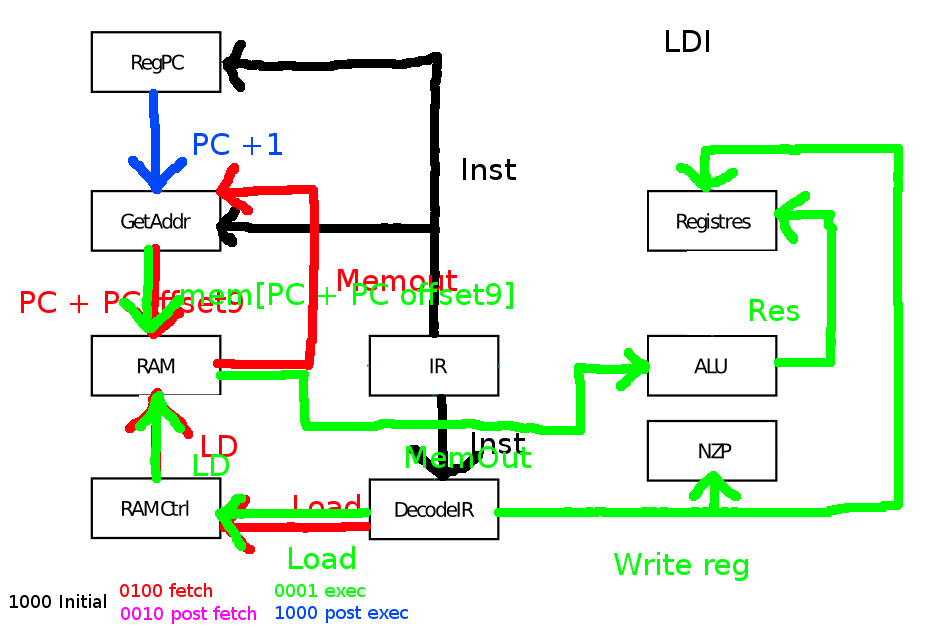
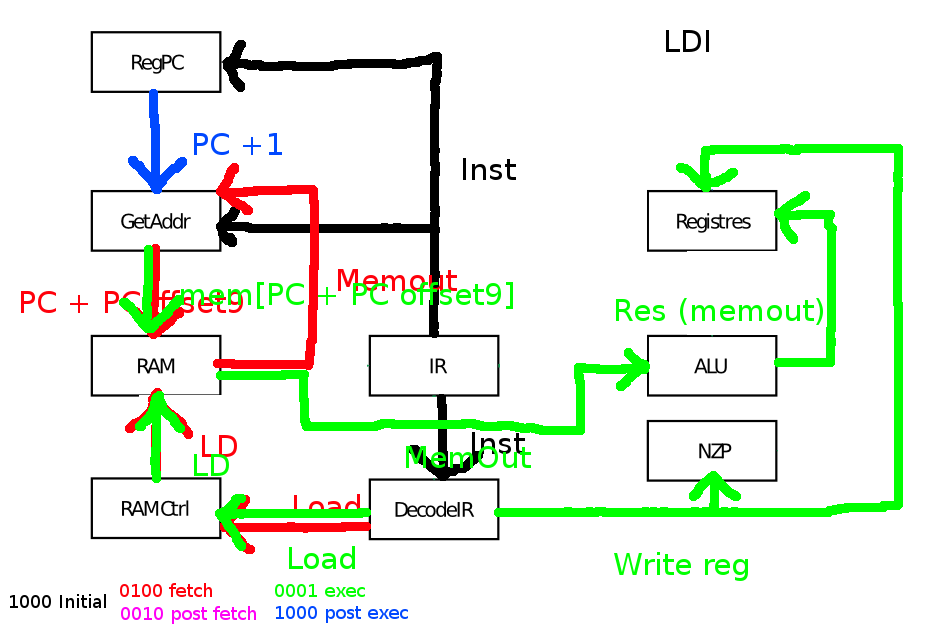
Revision of a layered 930x632 image; what changed, layer by layer:
renamed "Res" to "Res (memout)", painted on it over [616, 298, 823, 325]
